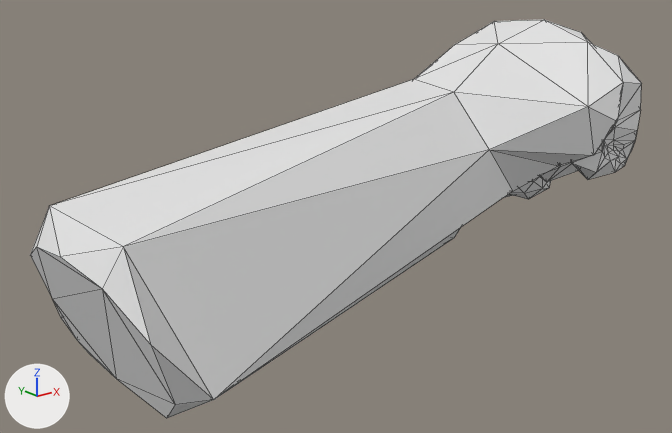
Before and after pictures for a commit that changed the OBJ model models/items/hand.obj.
Camera for both pictures: a 50 mm lens placed at (-1.852, -2.01, 0.817), pointed at (-0.184, 0.075, -0.017). Lighting does not change. The marker at lower left points along +X, +Y and +Z. Mesh edges are drawn as thin lines. Where no turn or scale is listed for an object, it has been applied to the vertices.

Names of what the first picture shows: 'hand'.
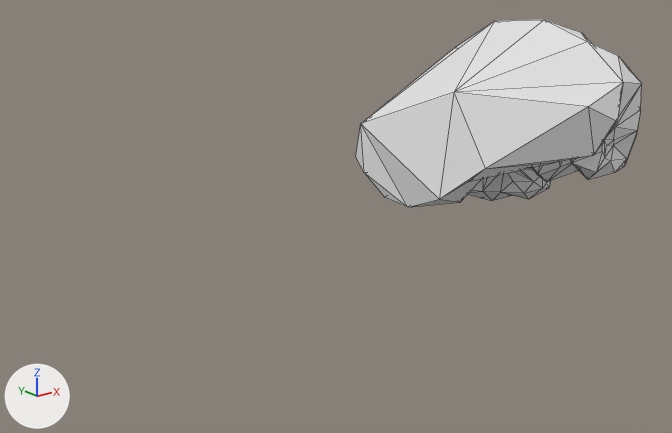
Changed parts and their boxes [x1, y1, x2, y2] in the pictures (672 x 433 px):
'hand', reshaped (53% narrower, 53% shorter): before [30, 19, 642, 418]; after [356, 19, 642, 207]
part 1 of me_hand, cut back: before [30, 19, 637, 418]; after [356, 22, 593, 207]

The change, as a list of edits to the scene's bpy script:
```text
Change me_hand:
    used by ob_hand; location = (0.0, 0.0, 0.0)
    remove me_hand.from_pydata(...)  # 377 vertices, 750 faces; spans x -1.07..0.9, y -0.37..0.44, z -0.33..0.52
    add me_hand.from_pydata(...)  # 273 vertices, 542 faces; spans x 0.05..0.9, y -0.37..0.44, z -0.16..0.52
    me_hand part 1: 115 vertices removed from x -1.07..0.87, y -0.34..0.43, z -0.33..0.45; 11 vertices added at x 0.05..0.5, y -0.23..0.43, z -0.07..0.2
```
